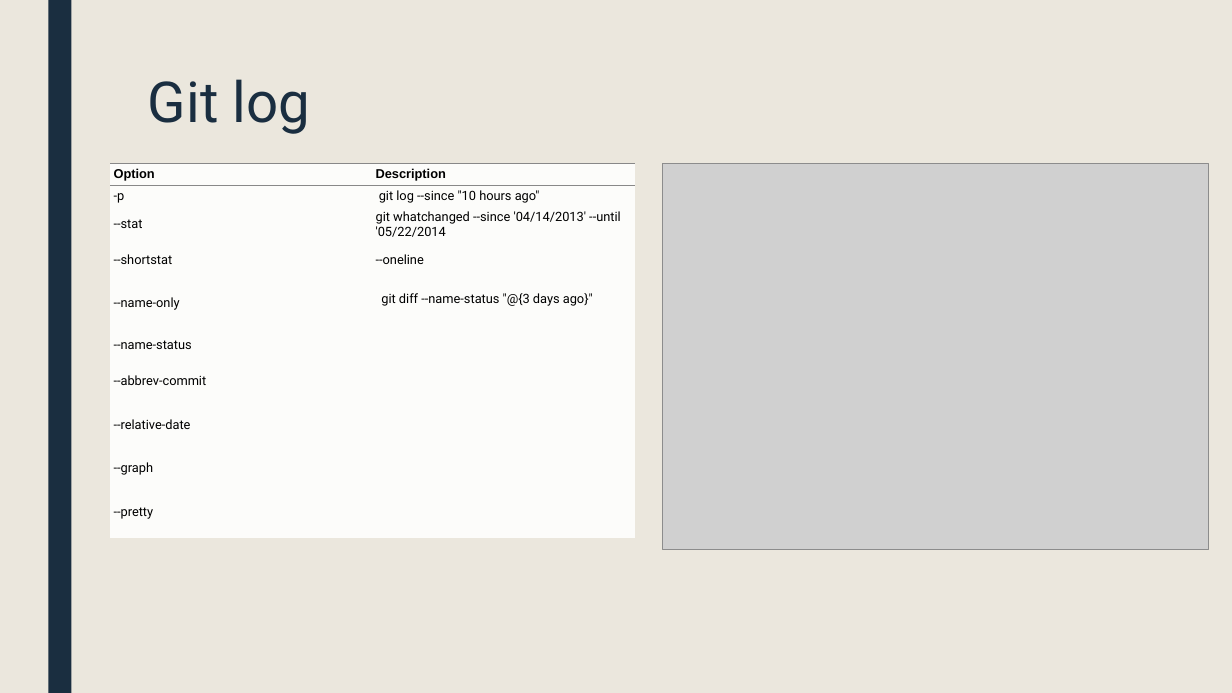
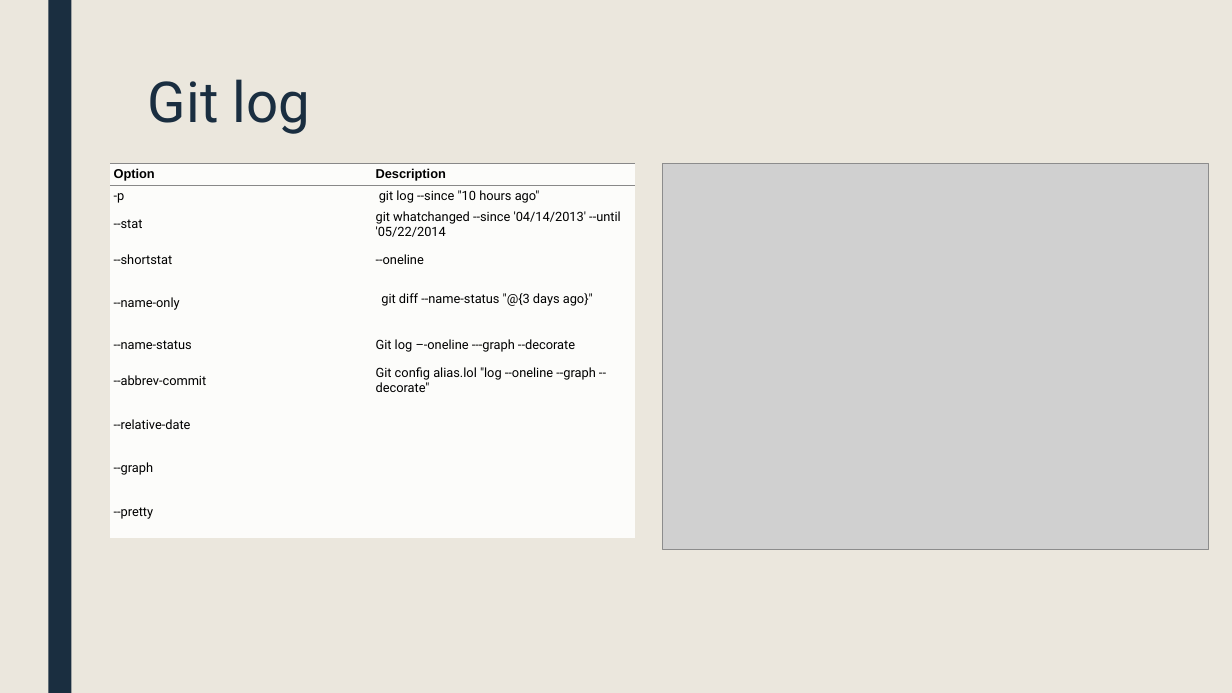
Before and after one commit to ufarm/sommer2016, a slide deck: slide 15 of GIT.pptx (slide 12 before the commit). Drawn at 1232x693 pixels with LibreOffice and Linux fonts; fonts in the diff are those of the drawing; grey boxes stand for pictures. Boxes give left, top, right and bottom in pixels: in the first picture for what was removed or moved away, otherwise in the second. Text is boxed around its words. In the diff, an @@ line names an element or a change of style, - is before the commit and + after.

```diff
--- a/GIT.pptx
+++ b/GIT.pptx
@@ table at [111,164,636,542] @@
-row 6, column 2: 
+row 6, column 2: Git log –-oneline ---graph --decorate
@@ row 7, column 2: "" to "Git config alias.lol "log --oneline --graph --decorate"" @@
```
Also in this commit, not shown: 4 other slides changed, 9 slides added, 1 slide removed.
